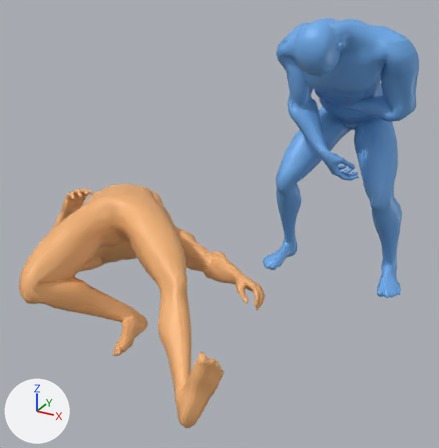
Before and after pictures for a commit that changed the glTF model muscle-detective/assets/glbs/chokeslam_ragdoll.glb.
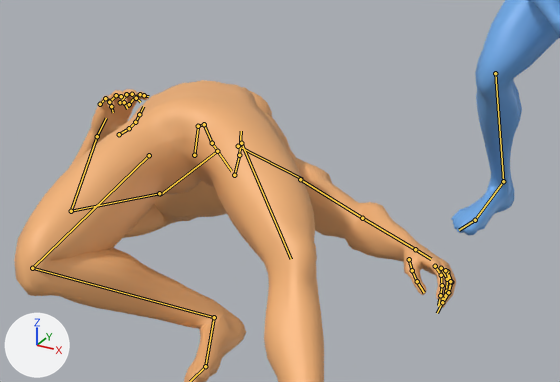
There are two pictures of each version: one whole from a 50 mm lens placed at (0.82, -2.88, 1.48), pointed at (-0.34, -0.77, 0.42), one close up on the part from 2% to 74% of the width and 31% to 79% of the height. Lighting does not change. The marker at lower left points along +X, +Y and +Z. The first two pictures are the older version. Both versions are drawn at frame 66 of the action 'Chokeslam_B_V6'; the numbers are the values there. The bones that change, and the others that lie on the model, are drawn over the model as lines in the close-ups.

In view in the first close-up: 'SuperHero_Male', 'SuperHero_Male.001'.
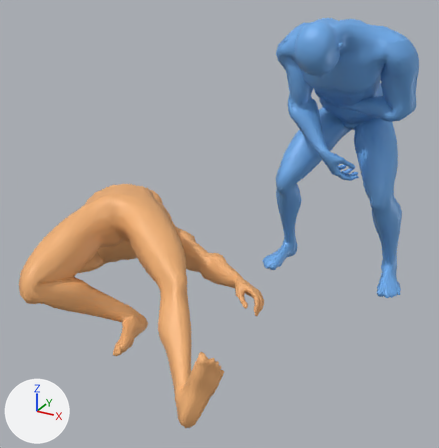
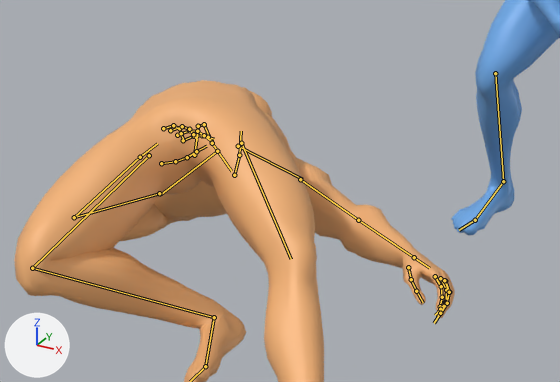
Boxes (x1, y1, x2, y2) around the edits, measured in the close-ups (560 x 382 px):
'SuperHero_Male.001', posed
    before: (14, 80, 456, 382)
    after: (14, 80, 455, 382)
bone 'upperarm_l', root to tip
    before: (300, 179) to (362, 218)
    after: (300, 179) to (358, 220)
bone 'lowerarm_l', root to tip
    before: (362, 218) to (415, 249)
    after: (358, 220) to (414, 257)
bone 'upperarm_r', root to tip
    before: (159, 193) to (71, 211)
    after: (159, 193) to (74, 217)
bone 'lowerarm_r', root to tip
    before: (71, 211) to (97, 136)
    after: (74, 217) to (140, 157)

The change in detail:
Bone 'upperarm_l' (bone_upperarm_l) turns from (-46, 51, -80) to (-46, 48, -81) degrees about its own x, y and z.
Bone 'lowerarm_l' (bone_lowerarm_l) turns from (12, 5, -3) to (5, 5, -1) degrees about its own x, y and z.
Bone 'upperarm_r' (bone_upperarm_r) turns from (-5, -50, 28) to (-13, -49, 35) degrees about its own x, y and z.
Bone 'lowerarm_r' (bone_lowerarm_r) turns from (104, -5, -1) to (138, -5, -3) degrees about its own x, y and z.
